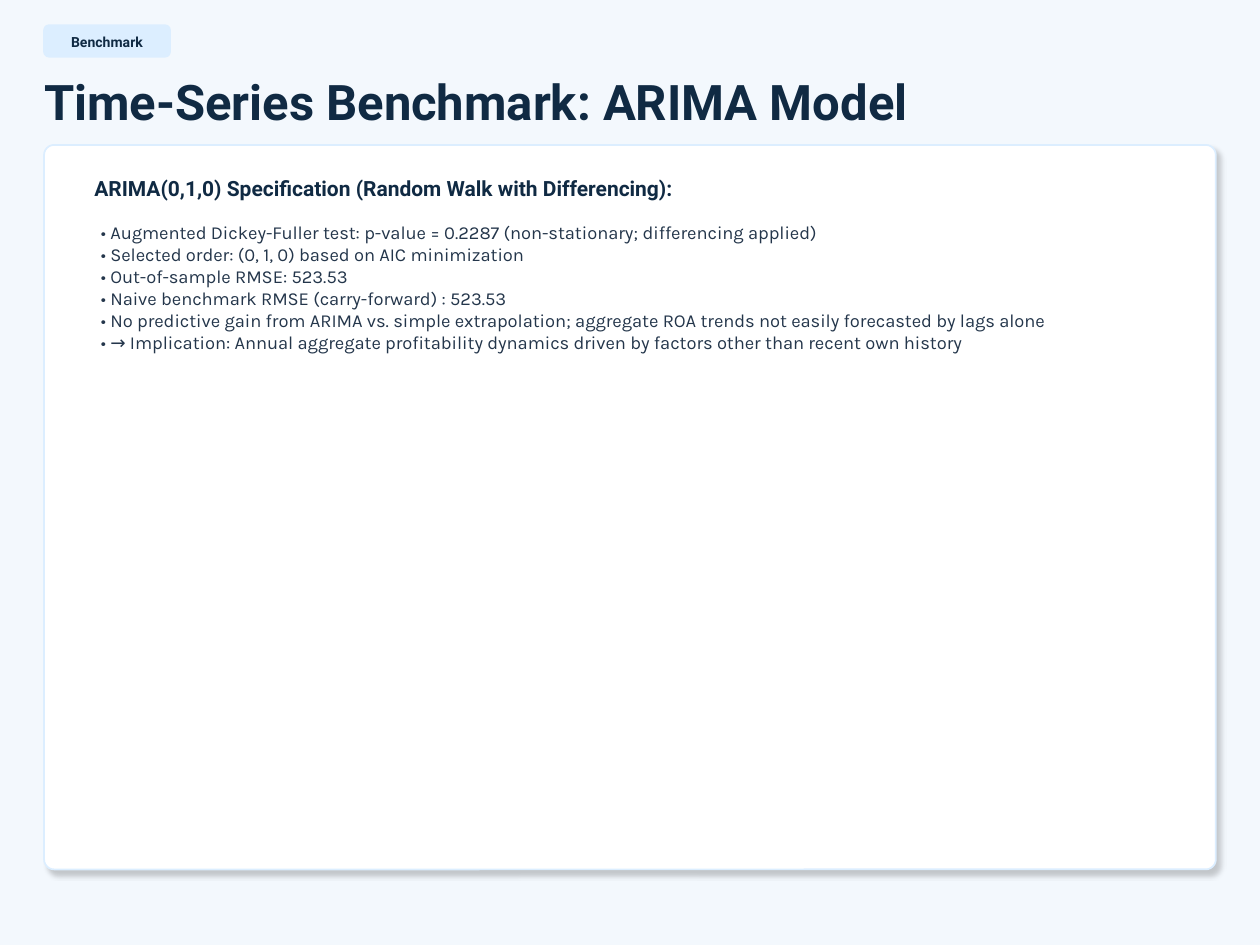
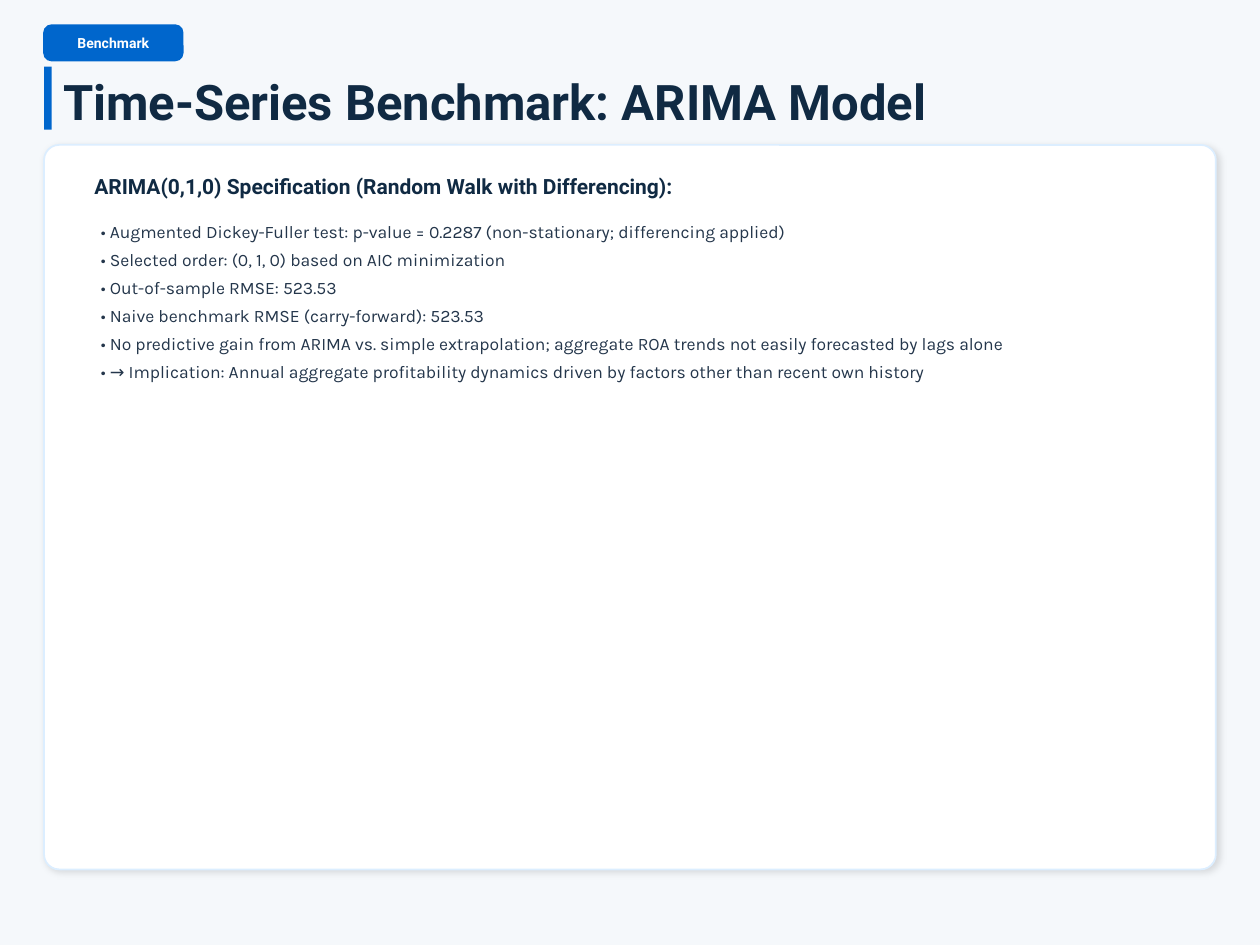
Before and after one commit to Dr-Seagraves/qm2023-capstone-silly-geese, a slide deck: slide 10 of results/reports/Capstone_Research_Presentation.pptx. Drawn at 1260x945 pixels with LibreOffice and Linux fonts; fonts in the diff are those of the drawing. Boxes give left, top, right and bottom in pixels: in the first picture for what was removed or moved away, otherwise in the second. Text is boxed around its words. In the diff, an @@ line names an element or a change of style, - is before the commit and + after.

Commit message:
Enhance presentation with modern navy/light blue design and improved visual cohesion

```diff
--- a/results/reports/Capstone_Research_Presentation.pptx
+++ b/results/reports/Capstone_Research_Presentation.pptx
@@ background #F3F8FD to #F5F8FB @@
@@ text "Benchmark" at <box>77,37,149,48</box>: text colour #102A43 to #FFFFFF @@
@@ rounded rectangle: place and size @@
-rounded rectangle at <box>44,25,170,57</box>
+rounded rectangle at <box>44,25,183,60</box>
@@ rounded rectangle at <box>44,25,183,60</box>: fill #DCEEFF to #0066CC; outline #DCEEFF 1 pt to #0066CC 1 pt; proportions changed @@
@@ rectangle added at <box>44,67,52,130</box>, fill #0066CC @@
@@ text "Time-Series Benchmark: ARIMA Model": place and size @@
-text "Time-Series Benchmark: ARIMA Model" at <box>44,83,908,121</box>
+text "Time-Series Benchmark: ARIMA Model" at <box>63,83,927,121</box>
@@ rounded rectangle at <box>44,145,1216,869</box>: shadow changed; proportions changed @@
@@ text at <box>110,225,1002,383</box>: size 10.5 to 10 pt in "• Augmented Dickey-Fuller test: p-value = 0.2287 ...", "• Selected order: (0, 1, 0) based ...", "• Out-of-sample RMSE: 523.53", "• No predictive gain from ARIMA vs. ..." and 1 more places; line spacing 1 to 16pt @@
@@ text at <box>110,309,484,327</box>: text changed; size 10.5 to 10 pt @@
-• Naive benchmark RMSE (carry-forward) : 523.53
+• Naive benchmark RMSE (carry-forward): 523.53
```
Also in this commit, not shown: 10 other slides changed, 2 slides added, 2 slides removed, 1 other file.
